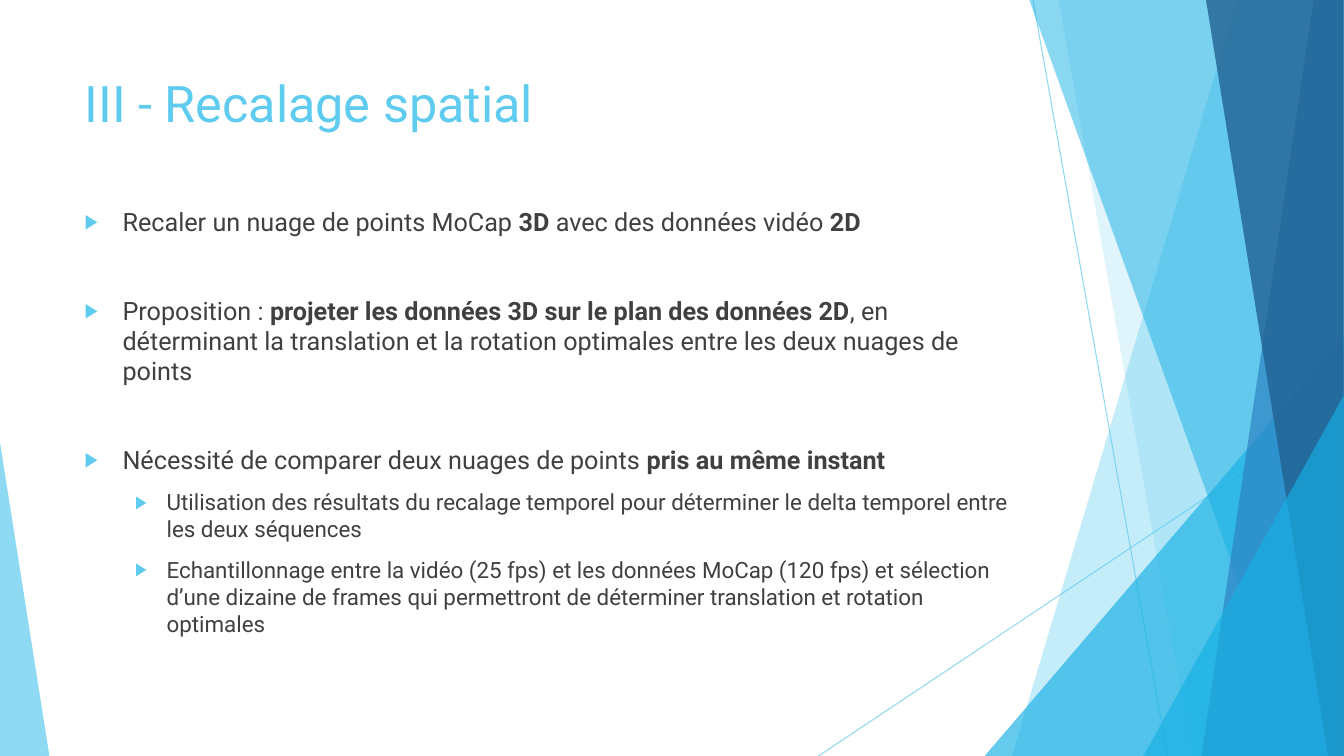
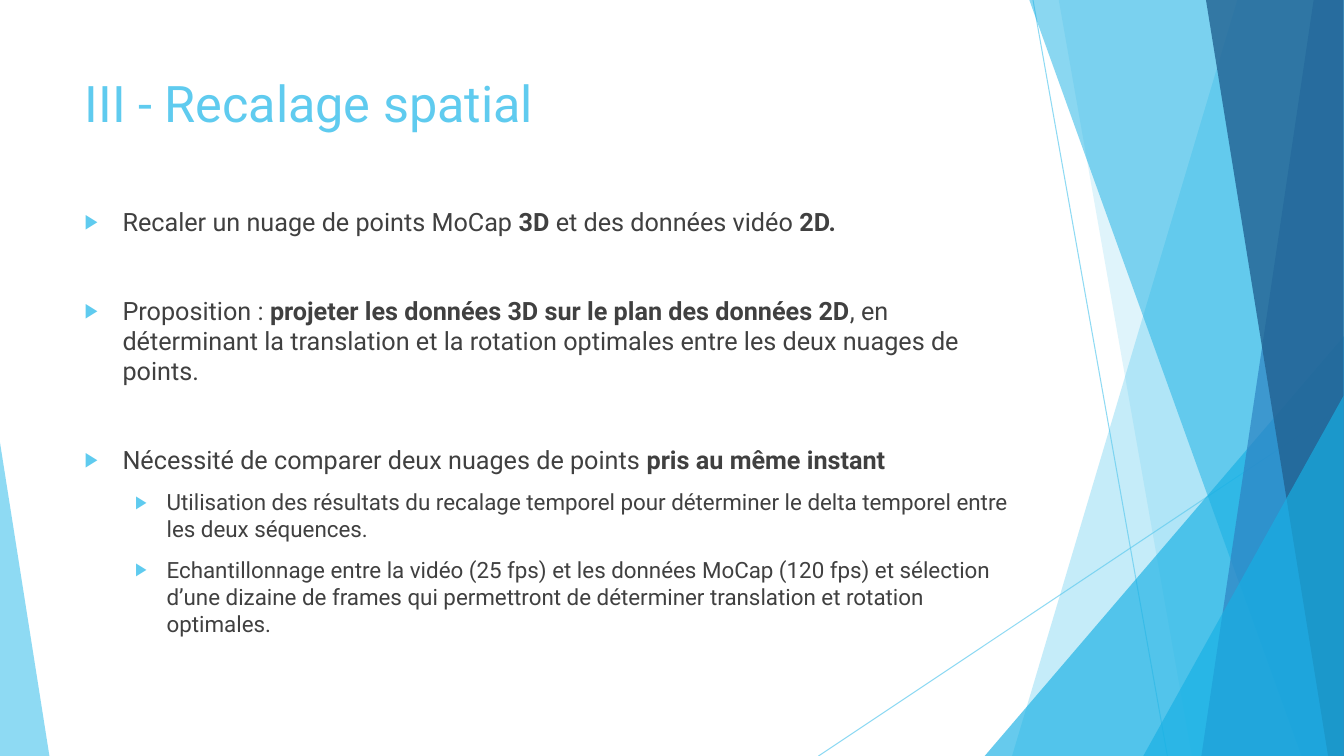
Before and after one commit to marc921/GesteIA, a slide deck: slide 8 of Présentation.pptx (slide 6 before the commit). Drawn at 1344x756 pixels with LibreOffice and Linux fonts; fonts in the diff are those of the drawing. Boxes give left, top, right and bottom in pixels: in the first picture for what was removed or moved away, otherwise in the second. Text is boxed around its words. In the diff, an @@ line names an element or a change of style, - is before the commit and + after.

```diff
--- a/Présentation.pptx
+++ b/Présentation.pptx
@@ text at (123, 212, 959, 385): text changed @@
-▶ Recaler un nuage de points MoCap 3D avec des données vidéo 2D
-▶ Proposition : projeter les données 3D sur le plan des données 2D, en déterminant la translation et la rotation optimales entre les deux nuages de points
+▶ Recaler un nuage de points MoCap 3D et des données vidéo 2D.
+▶ Proposition : projeter les données 3D sur le plan des données 2D, en déterminant la translation et la rotation optimales entre les deux nuages de points.
@@ text at (167, 493, 1008, 637): text changed @@
-  ▶ Utilisation des résultats du recalage temporel pour déterminer le delta temporel entre les deux séquences
-  ▶ Echantillonnage entre la vidéo (25 fps) et les données MoCap (120 fps) et sélection d’une dizaine de frames qui permettront de déterminer translation et rotation optimales
+  ▶ Utilisation des résultats du recalage temporel pour déterminer le delta temporel entre les deux séquences.
+  ▶ Echantillonnage entre la vidéo (25 fps) et les données MoCap (120 fps) et sélection d’une dizaine de frames qui permettront de déterminer translation et rotation optimales.
```
Also in this commit, not shown: 3 other slides changed, 2 slides added.
